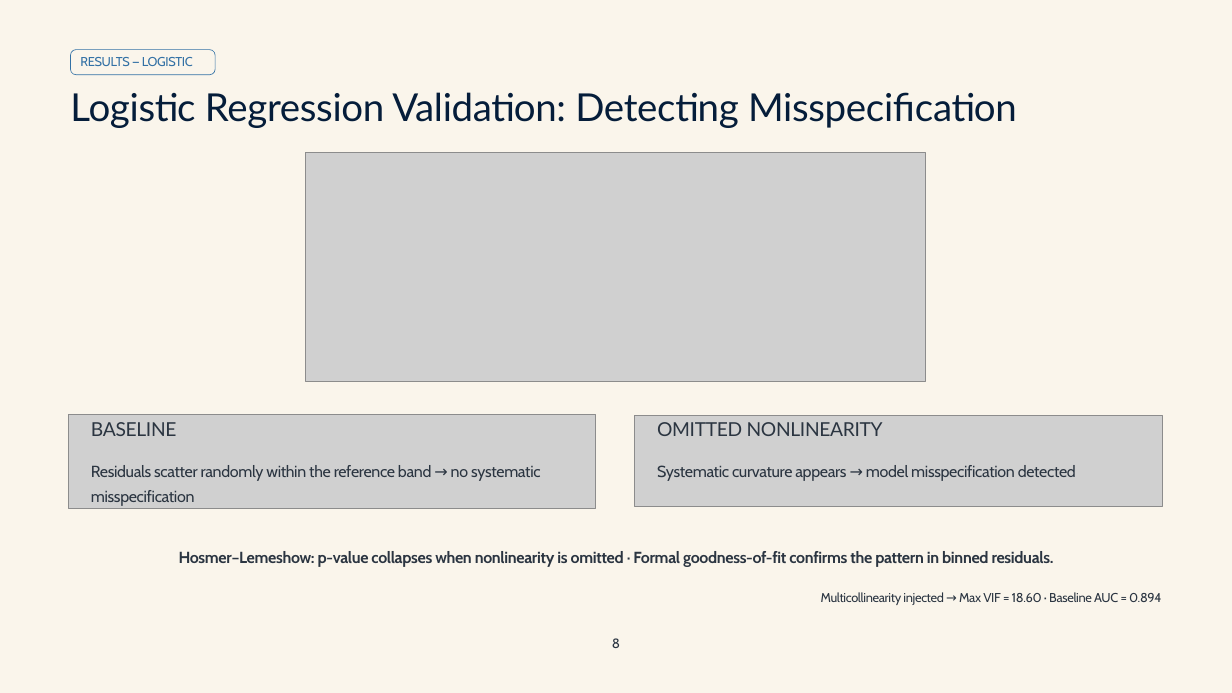
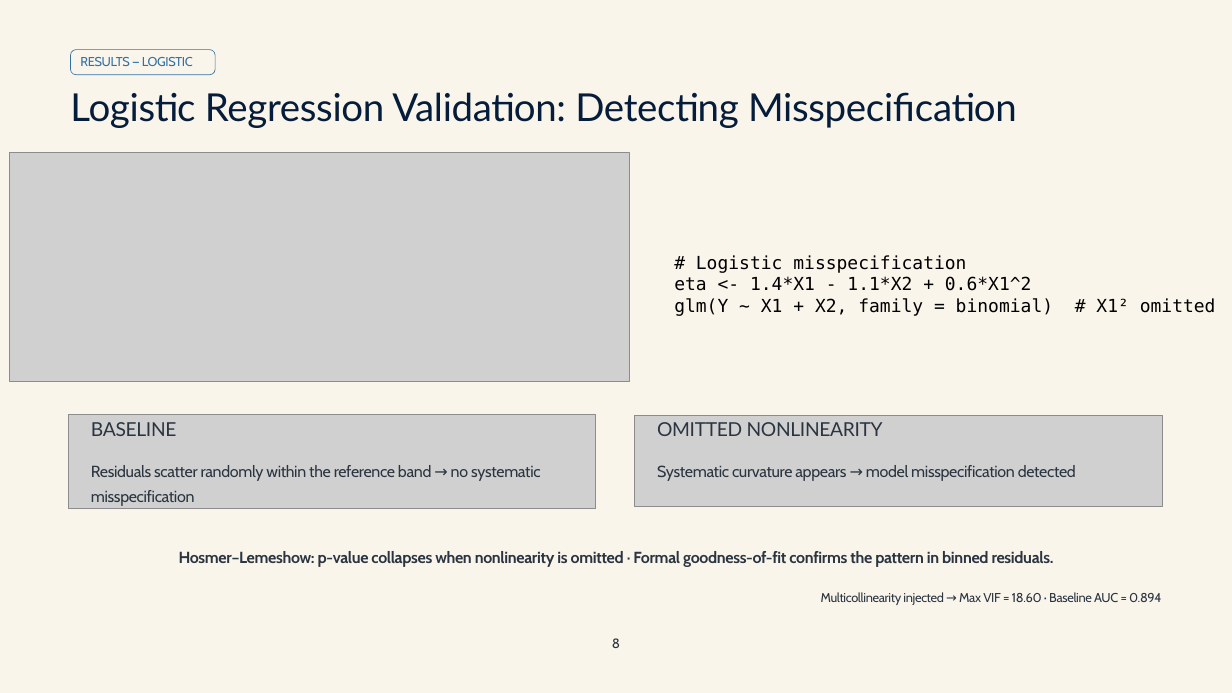
Before and after one commit to Anindo21/AdvancedR, a slide deck: slide 17 of presentation/Advanced_R_Presentation.pptx (slide 10 before the commit). Drawn at 1232x693 pixels with LibreOffice and Linux fonts; fonts in the diff are those of the drawing; grey boxes stand for pictures; background and template pictures are left out. Boxes give left, top, right and bottom in pixels: in the first picture for what was removed or moved away, otherwise in the second. Text is boxed around its words. In the diff, an @@ line names an element or a change of style, - is before the commit and + after.

```diff
--- a/presentation/Advanced_R_Presentation.pptx
+++ b/presentation/Advanced_R_Presentation.pptx
@@ picture moved from (x1=306, y1=152, x2=926, y2=381) to (x1=9, y1=152, x2=629, y2=381) @@
@@ text added at (x1=674, y1=255, x2=1216, y2=316), 14 pt, text #000000 @@
+# Logistic misspecification
+eta <- 1.4*X1 - 1.1*X2 + 0.6*X1^2
+glm(Y ~ X1 + X2, family = binomial) # X1² omitted
```
Also in this commit, not shown: 16 other slides changed, 12 slides added, 5 other files.
